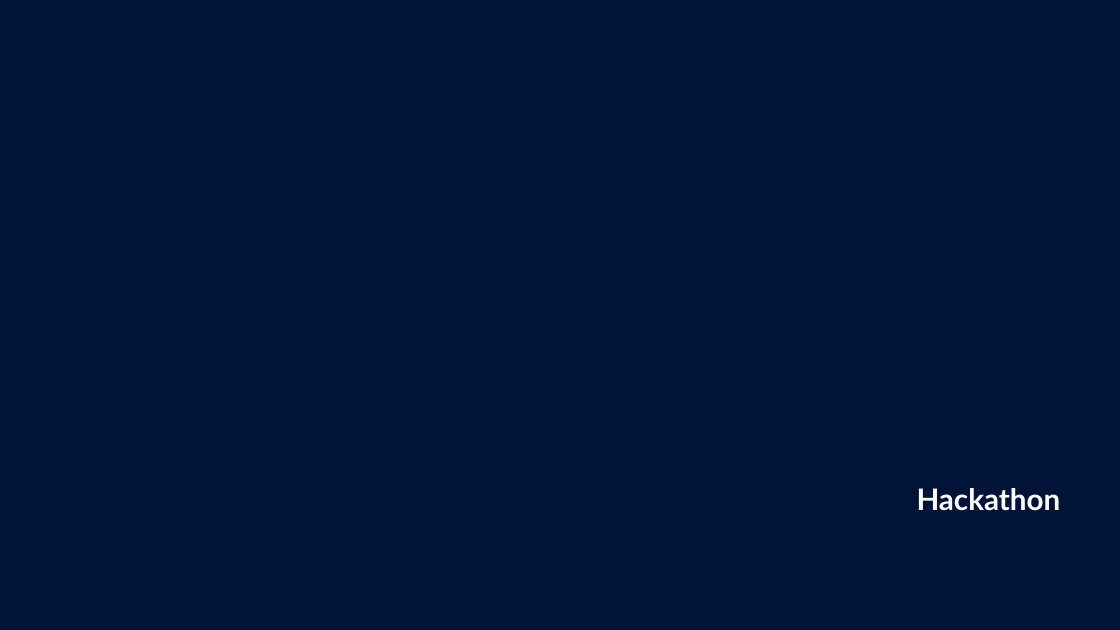
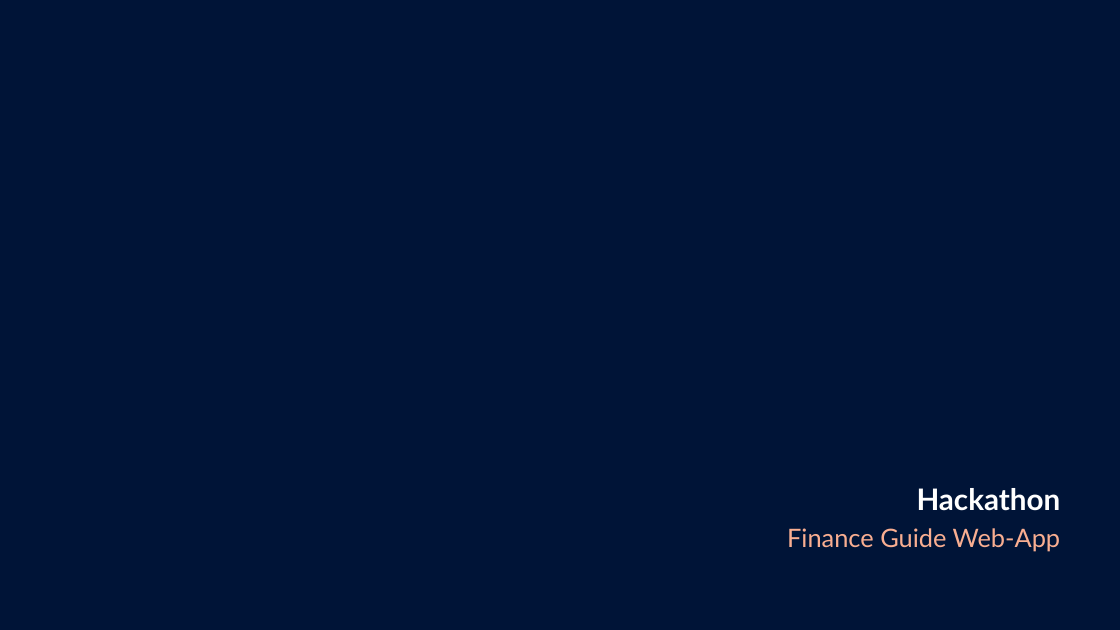
Before and after one commit to Aditya-aot/Hackathon-ION, a slide deck: slide 1 of HackerEarth_Idea_Submission_Template24414bb.pptx. Drawn at 1120x630 pixels with LibreOffice and Linux fonts; fonts in the diff are those of the drawing; background and template pictures are left out. Boxes give left, top, right and bottom in pixels: in the first picture for what was removed or moved away, otherwise in the second. Text is boxed around its words. In the diff, an @@ line names an element or a change of style, - is before the commit and + after.

Commit message:
Guide part-3

```diff
--- a/HackerEarth_Idea_Submission_Template24414bb.pptx
+++ b/HackerEarth_Idea_Submission_Template24414bb.pptx
@@ text added at [787, 528, 1061, 551], 24 pt, text #F9AE91 @@
+Finance Guide Web-App
```
Also in this commit, not shown: 2 other files.
